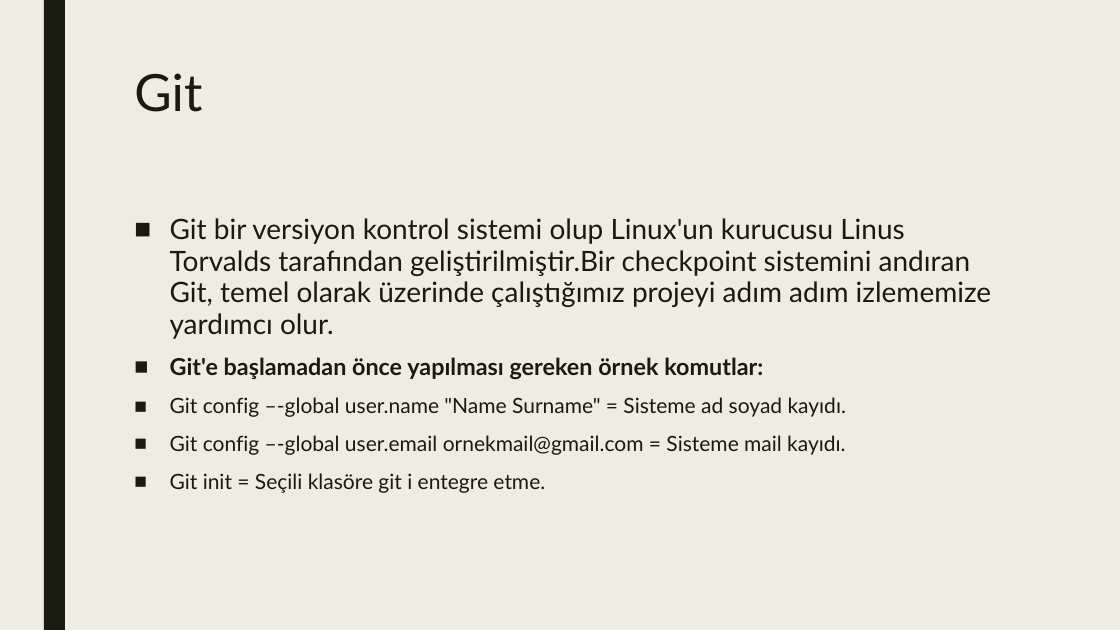
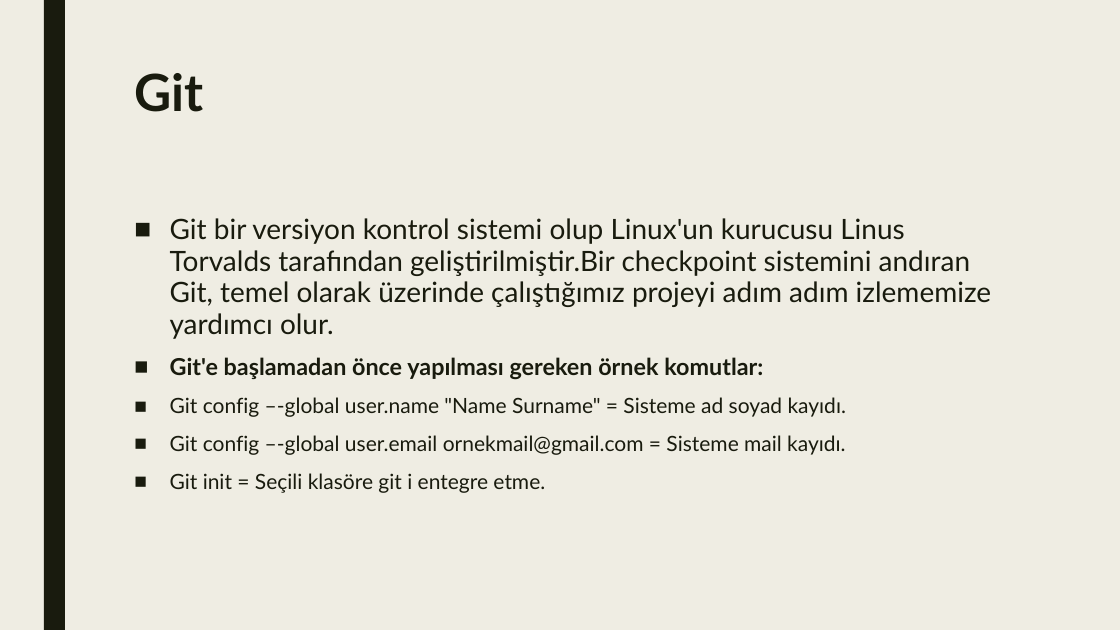
Before and after one commit to Berensr8/Git-Github, a slide deck: slide 2 of Gitsunum.pptx. Drawn at 1120x630 pixels with LibreOffice and Linux fonts; fonts in the diff are those of the drawing. Boxes give left, top, right and bottom in pixels: in the first picture for what was removed or moved away, otherwise in the second. Text is boxed around its words. In the diff, an @@ line names an element or a change of style, - is before the commit and + after.

```diff
--- a/Gitsunum.pptx
+++ b/Gitsunum.pptx
@@ title "Git" at bbox=[134, 73, 203, 112]: bold on @@
```
Also in this commit, not shown: 1 other slide changed, 1 slide added.
